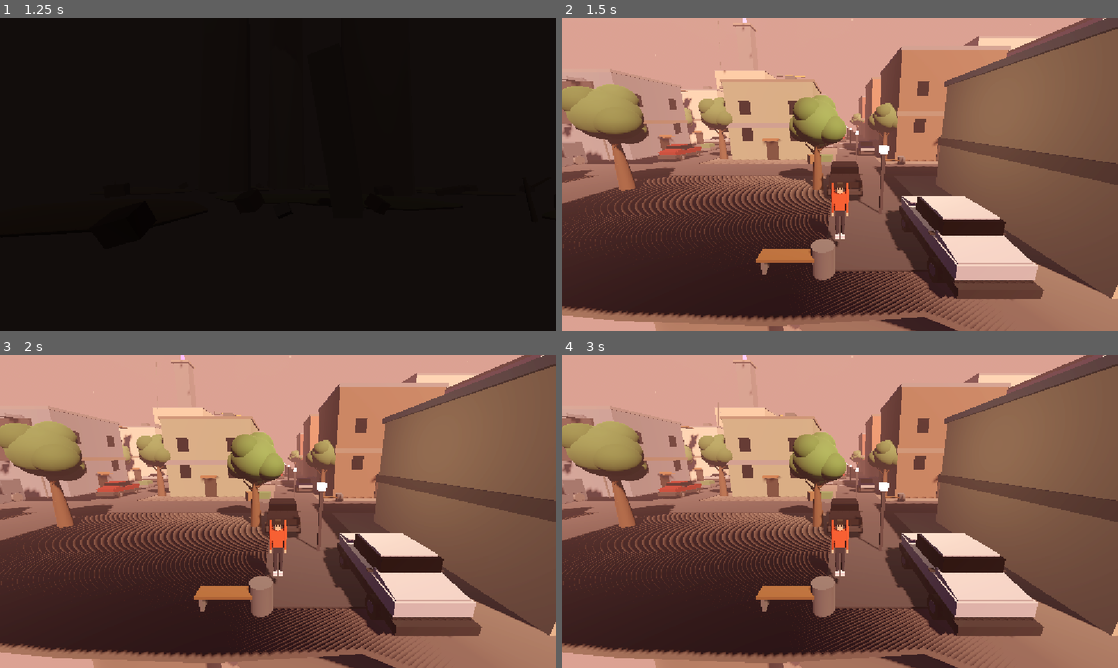
Above: before the commit, frames 1-4 (two rows, left to right).
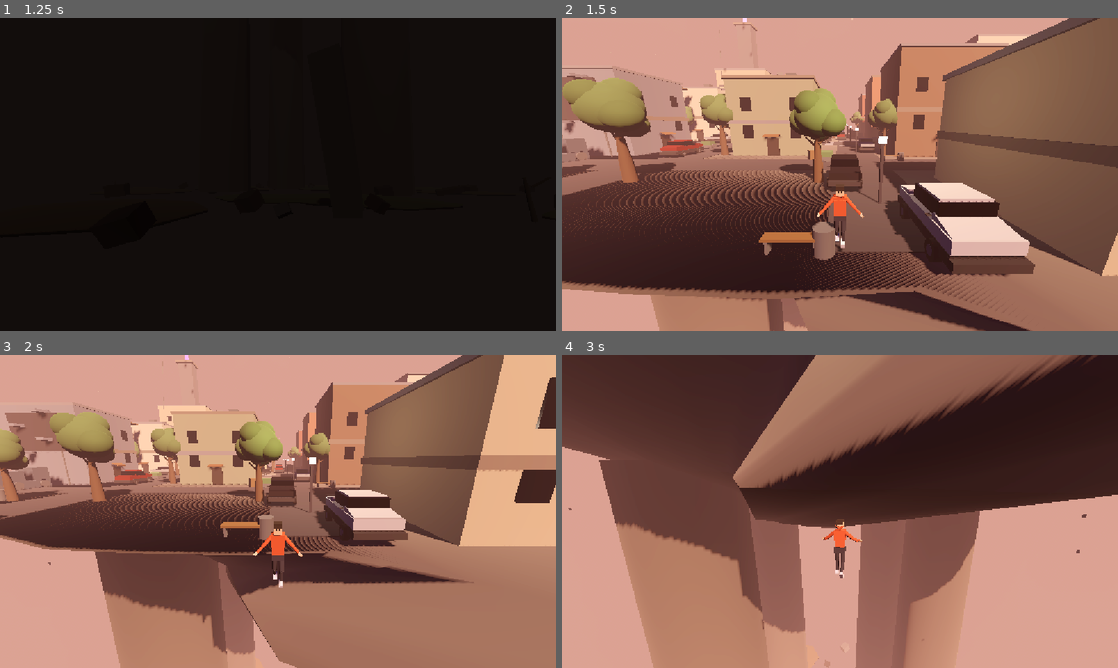
Above: after the commit, the same moments.

Repository: hasanhug/The---Falling---City
Game: Godot game, scene res://main.tscn
Two runs of this game, one before a commit and one after it. Both use one fixed random seed, a clock stepped at 60 frames per second and the inputs below.
Inputs (mouse positions are in pixels of both pictures, inside the frame that each line leads up to):
- Up to frame 1 (1.25 s): tap Space (jump) at 0.5, 0.77 s; move the mouse to (400, 158) at 0.52 s; hold D (move_right) from 0.53 s (still down); hold Shift (sprint) from 0.53 s (still down); click (400, 158) at 0.67 s
- Up to frame 2 (1.5 s): move the mouse to (728, 190) at 1.27 s; release D (move_right) at 1.28 s; release Shift (sprint) at 1.28 s; hold S (move_back) from 1.28 s (still down); tap Mouse wheel up (zoom_in) at 1.35 s
- Up to frame 3 (2 s): keep holding S (move_back); tap Space (jump) at 1.52 s
- Up to frame 4 (3 s): move the mouse to (895, 442) at 2.02 s; release S (move_back) at 2.03 s; hold D (move_right) 2.03-2.78 s; tap Mouse wheel down (zoom_out) at 2.1 s; move the mouse to (812, 574) at 2.77 s; hold W (move_forward) from 2.78 s (still down); tap Shift (sprint) at 2.85 s; click (812, 574) at 2.92 s

Frame 1 is identical in both runs. In frame 2, 34% of the frame differs, in the area x 0-100%, y 0-100%; in frame 3, 63%; in frame 4, 91%.
Error before the commit: Parse Error: Expected end of statement after expression, found ":" instead. (res://player.gd:337)

Commit message:
Fiexed an error again

Diff:
--- a/player.gd
+++ b/player.gd
@@ -334,6 +334,6 @@
 func _apply_pelvis_y(extra: float, delta: float) -> void:
 	var squash := 0.0
 	if _land_timer > 0.0:
-		squat_factor := _land_timer / LAND_TIME
-		squash = -sin(PI * squat_factor) * LAND_DIP
+		var land_phase: float = _land_timer / LAND_TIME
+		squash = -sin(PI * land_phase) * LAND_DIP
 	pelvis.position.y = lerpf(pelvis.position.y, _pelvis_base_y + extra + squash, minf(1.0, ANIM_BLEND * delta))
